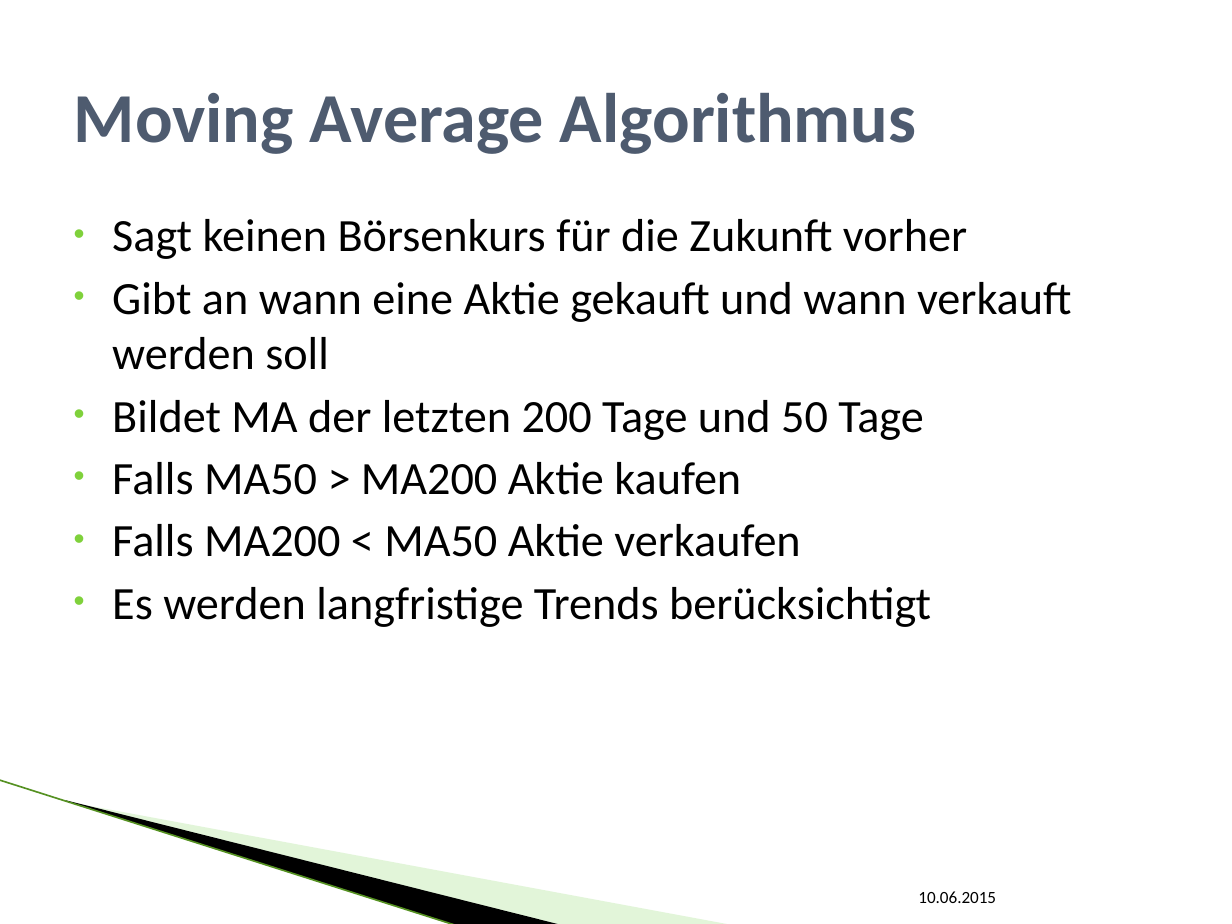
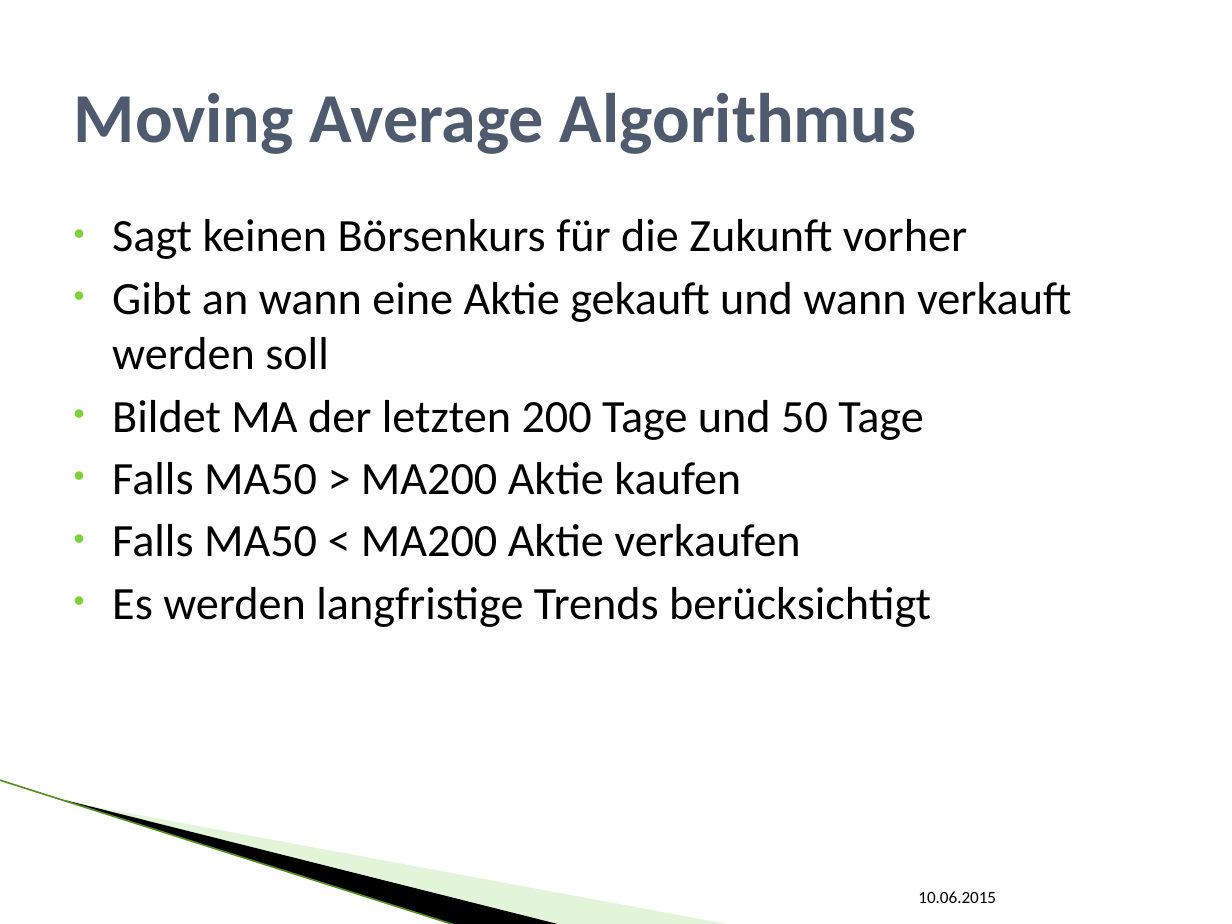
Before and after one commit to SEPSkyware6MM/StockForecast, a slide deck: slide 9 of ALR_Vortrag.pptx. Drawn at 1232x924 pixels with LibreOffice and Linux fonts; fonts in the diff are those of the drawing; background and template pictures are left out. Boxes give left, top, right and bottom in pixels: in the first picture for what was removed or moved away, otherwise in the second. Text is boxed around its words. In the diff, an @@ line names an element or a change of style, - is before the commit and + after.

Commit message:
final presentation 2.0

```diff
--- a/ALR_Vortrag.pptx
+++ b/ALR_Vortrag.pptx
@@ text at [112, 524, 800, 557]: text changed @@
-• Falls MA200 < MA50 Aktie verkaufen
+• Falls MA50 < MA200 Aktie verkaufen
```
Also in this commit, not shown: 1 other slide changed.
